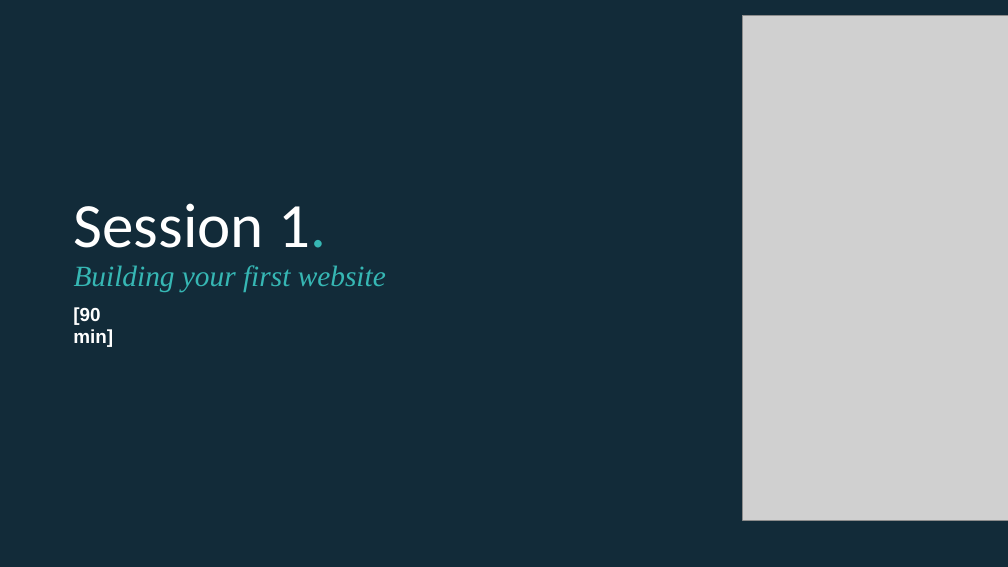
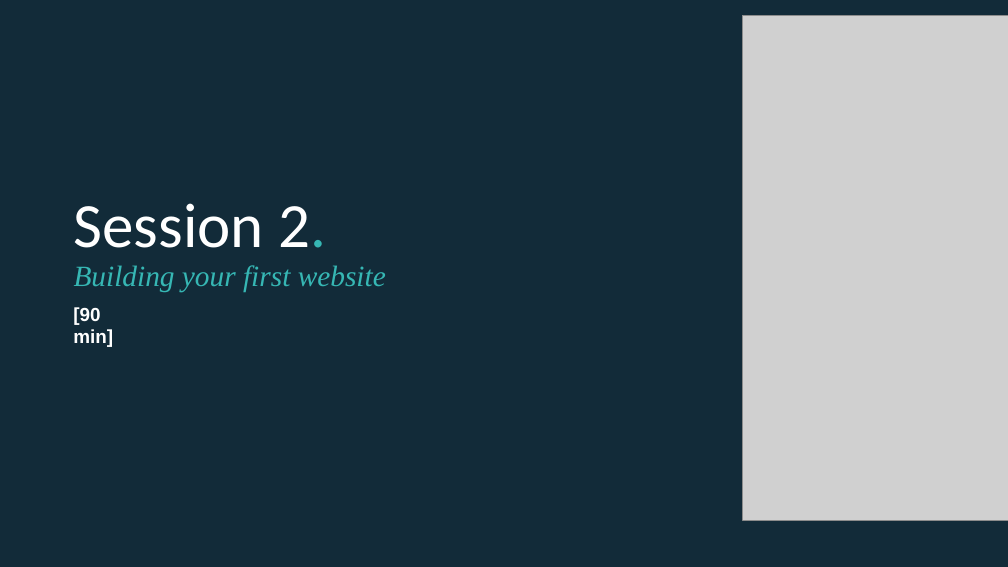
Before and after one commit to EconomicsObservatory/courses, a slide deck: slide 2 of data/section 2/2_Building_your_first_website.pptx. Drawn at 1008x567 pixels with LibreOffice and Linux fonts; fonts in the diff are those of the drawing; grey boxes stand for pictures. Boxes give left, top, right and bottom in pixels: in the first picture for what was removed or moved away, otherwise in the second. Text is boxed around its words. In the diff, an @@ line names an element or a change of style, - is before the commit and + after.

```diff
--- a/data/section 2/2_Building_your_first_website.pptx
+++ b/data/section 2/2_Building_your_first_website.pptx
@@ title at (x1=74, y1=203, x2=386, y2=292): text changed @@
-Session 1.
-Building your first website
+Session 2.
+Building your first website
```
Also in this commit, not shown: 2 other slides changed, 4 other files.
